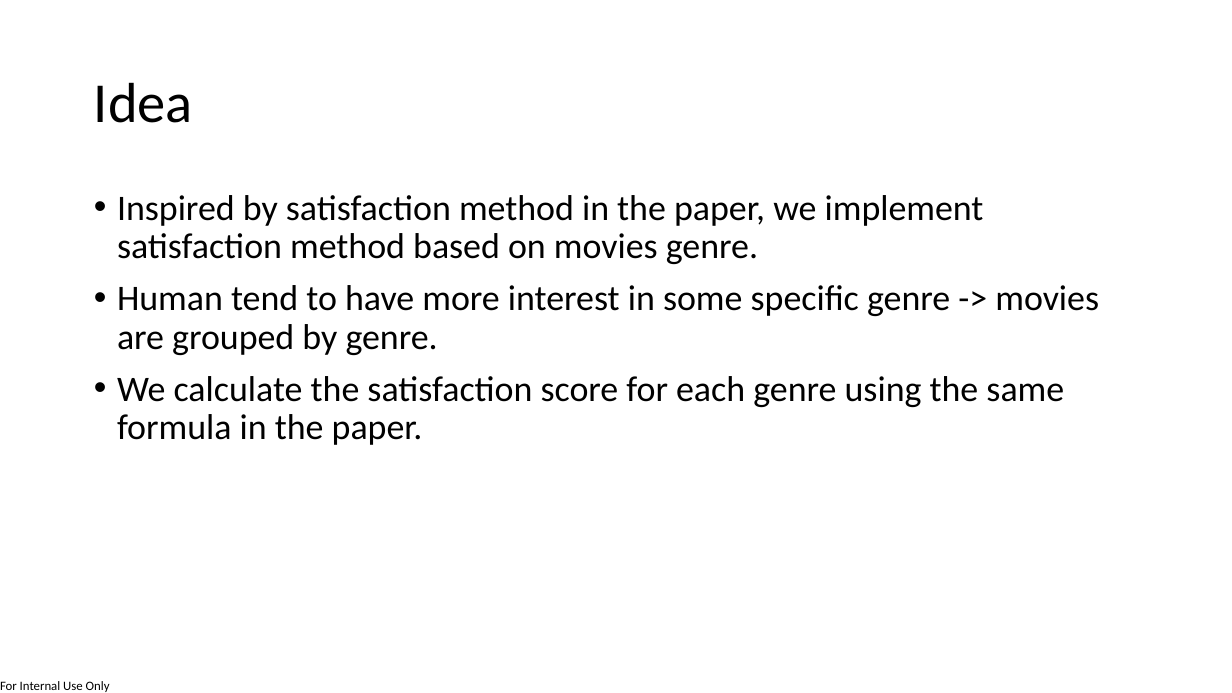
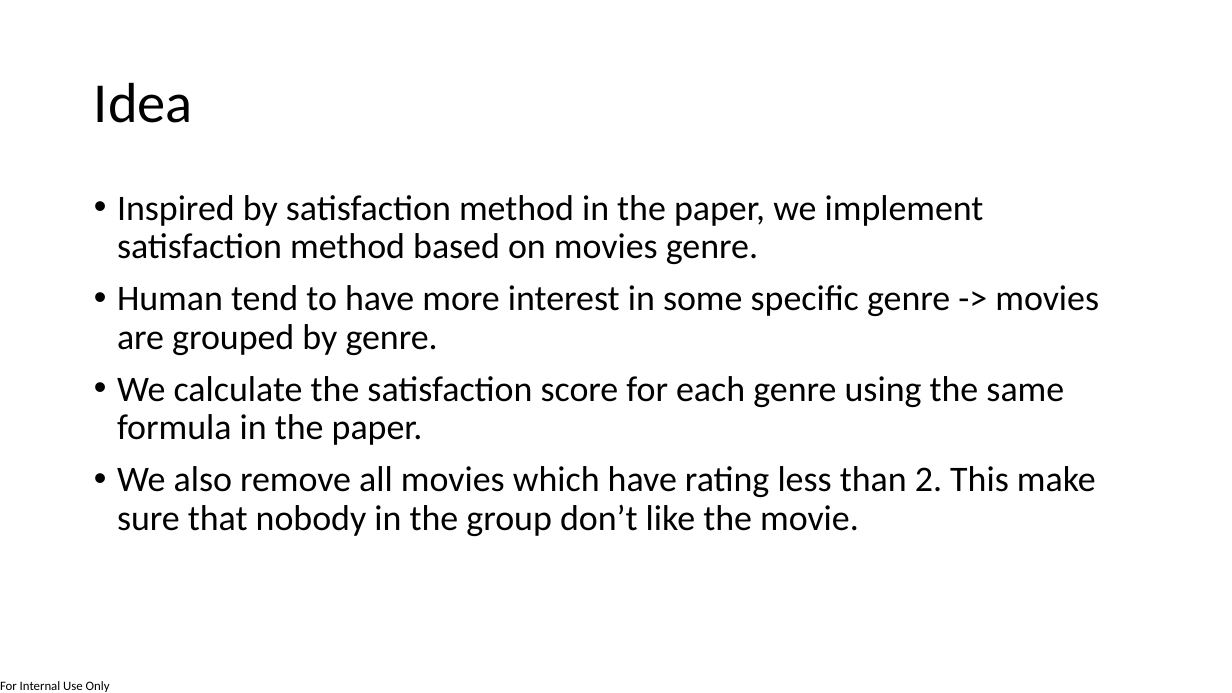
Before and after one commit to duongtrungkien/DATA.ML.360, a slide deck: slide 2 of ml-100k/Assignment3_presentation.pptx. Drawn at 1232x693 pixels with LibreOffice and Linux fonts; fonts in the diff are those of the drawing. Boxes give left, top, right and bottom in pixels: in the first picture for what was removed or moved away, otherwise in the second. Text is boxed around its words. In the diff, an @@ line names an element or a change of style, - is before the commit and + after.

Commit message:
edit slides

```diff
--- a/ml-100k/Assignment3_presentation.pptx
+++ b/ml-100k/Assignment3_presentation.pptx
@@ text at [117, 466, 1096, 536]: paragraph added @@
+• We also remove all movies which have rating less than 2. This make sure that nobody in the group don’t like the movie.
```
